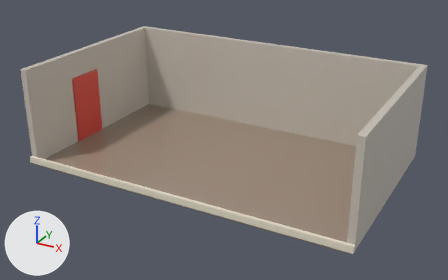
Two versions of the OBJ model projects/pe-day1/assets/models/blockout/dressing.obj, one commit apart.
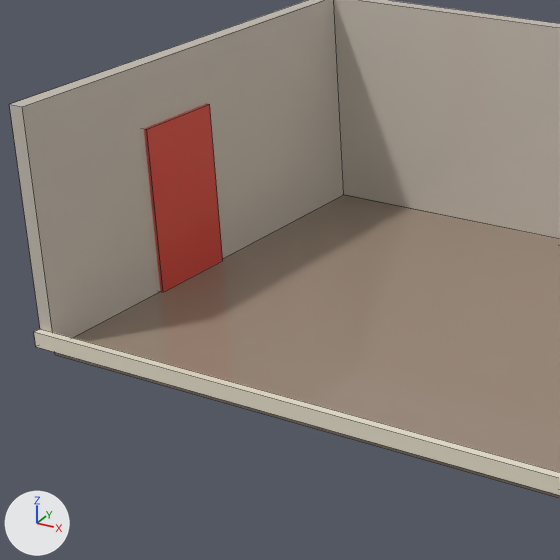
Each version is shown whole from a 50 mm lens placed at (8.52, -12.53, 8.44), pointed at (0.14, 2.71, 0.82), then close up on the part from 4% to 52% of the width and 10% to 87% of the height. Lighting does not change. The marker at lower left points along +X, +Y and +Z. The last two pictures show the newer version. The close-ups show mesh edges as thin lines. Where no turn or scale is listed for an object, it has been applied to the vertices. Vertices at exactly the same position are counted once.

Names of what the first close-up shows: 'dressing'.
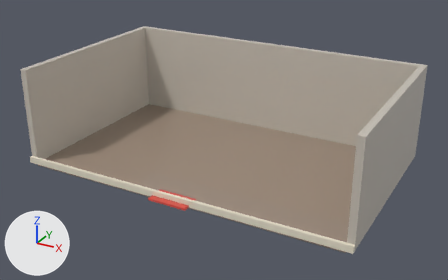
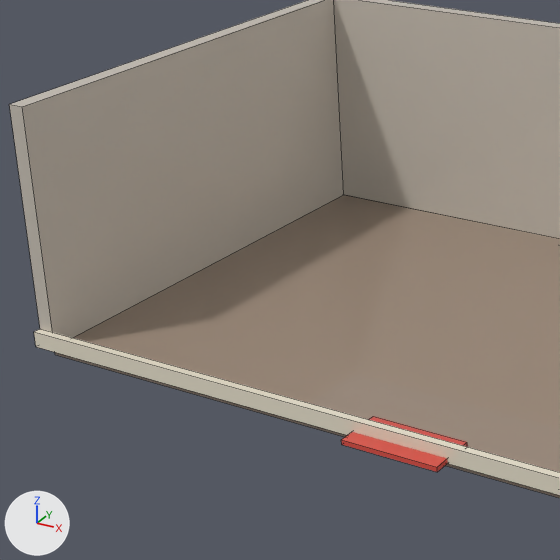
Patch to the scene script:
```diff
--- a/projects/pe-day1/assets/models/blockout/dressing.obj.py
+++ b/projects/pe-day1/assets/models/blockout/dressing.obj.py
@@ me_dressing @@
 # used by ob_dressing; location = (0.0, 0.0, 0.0)
-me_dressing.from_pydata(...)  # 46 vertices, 42 faces; spans x -5.2..5.2, y -0.1..6.2, z -0.1..3.0
+me_dressing.from_pydata(...)  # 38 vertices, 36 faces; spans x -5.2..5.2, y -0.3..6.2, z -0.1..3.0
+# me_dressing part 1: a new loose piece, a box spanning x -0.6..0.6, y -0.3..0.3, z 0.0..0.06, in mat_door_red (red #da5045)
+# me_dressing part 2: the loose piece of 8 vertices spanning x -5.05..-4.95, y 1.9..3.1, z 0.0..2.2 is deleted
+# other edits to the shape of me_dressing do not show in these pictures
 me_dressing.materials.append(mat_dressing_floor)
@@ me_dressing @@
 me_dressing.materials.append(mat_door_red)
-me_dressing.materials.append(mat_door_locked)  # grey #898990
```

Boxes (x1, y1, x2, y2) around the edits, measured in the close-ups (560 x 560 px):
part 1 of me_dressing, added (red): after (341, 416, 467, 472)
part 2 of me_dressing, deleted (red): before (144, 104, 223, 292)
